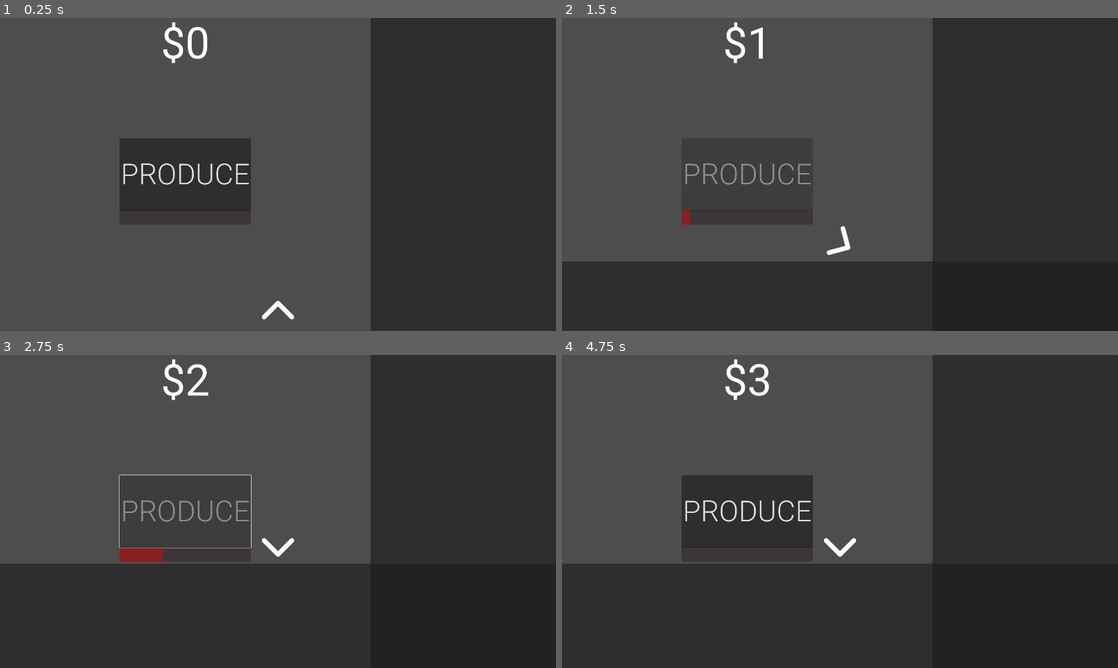
Above: before the commit, frames 1-4 (two rows, left to right).
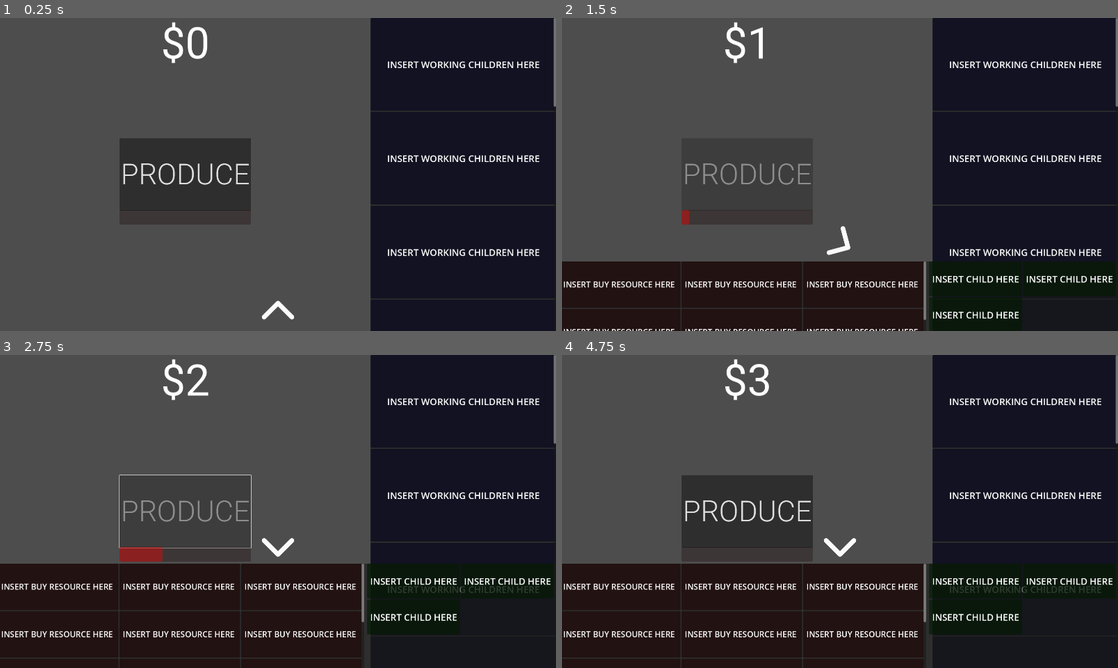
Above: after the commit, the same moments.

Repository: LowBudgetGameDev/Industrial-Revolution-Game
Game: Godot game, scene res://Scenes/Game_Scene.tscn
The game is run twice, just before and just after one commit, with the same random seed, the same clock (stepped at 60 frames per second) and the same inputs.
Inputs (mouse positions are in pixels of both pictures, inside the frame that each line leads up to):
- Up to frame 1 (0.25 s): no input
- Up to frame 2 (1.5 s): click "PRODUCE" at 0.5 s; click (840, 312) at 1.25 s
- Up to frame 3 (2.75 s): click "PRODUCE" at 2 s
- Up to frame 4 (4.75 s): click (840, 545) at 2.75 s; click "PRODUCE" at 3.5 s; click (840, 649) at 4.25 s

The runs differ from the first frame. In frame 1, 32% of the frame differs, in the area x 66-100%, y 0-100%; in frame 2, 44%; in frame 3, 47%, in the area x 0-100%, y 0-100%; in frame 4, 47%.
Error before the commit: Parse Error: Preload file "res://Scenes/ResourceWorkerUI.tscn" does not exist. (res://Scripts/WorkerUI.gd:9)

Commit message:
me forgor to change resource to asset.

Diff:
--- a/Scenes/Game_Scene.tscn
+++ b/Scenes/Game_Scene.tscn
@@ -2,7 +2,7 @@
 
 [ext_resource type="PackedScene" uid="uid://dmw1eknf1l1bl" path="res://Scenes/UI.tscn" id="1_6smyg"]
 [ext_resource type="Script" path="res://Scripts/MoneyManager.gd" id="2_6htfx"]
-[ext_resource type="Script" path="res://Scripts/ResourceManager.gd" id="3_higmt"]
+[ext_resource type="Script" path="res://Scripts/AssetManager.gd" id="3_ya6bo"]
 
 [node name="Node2D" type="Node2D"]
 
@@ -24,5 +24,5 @@
 grow_horizontal = 2
 grow_vertical = 2
 
-[node name="ResourceManager" type="Node2D" parent="."]
-script = ExtResource("3_higmt")
+[node name="AssetManager" type="Node2D" parent="."]
+script = ExtResource("3_ya6bo")
--- a/Scenes/UI.tscn
+++ b/Scenes/UI.tscn
@@ -137,7 +137,7 @@
 max_value = 1.0
 show_percentage = false
 
-[node name="ChildLaborUI" type="Control" parent="." node_paths=PackedStringArray("resource_worker_container")]
+[node name="ChildLaborUI" type="Control" parent="." node_paths=PackedStringArray("asset_worker_container")]
 layout_mode = 1
 anchors_preset = 6
 anchor_left = 1.0
@@ -150,7 +150,7 @@
 grow_horizontal = 0
 grow_vertical = 2
 script = ExtResource("5_ifyan")
-resource_worker_container = NodePath("ScrollContainer/AssetWorkerContainer")
+asset_worker_container = NodePath("ScrollContainer/AssetWorkerContainer")
 
 [node name="Background" type="Panel" parent="ChildLaborUI"]
 layout_mode = 1
@@ -171,7 +171,7 @@
 [node name="AssetWorkerContainer" type="VBoxContainer" parent="ChildLaborUI/ScrollContainer"]
 layout_mode = 2
 
-[node name="MarketUI" type="Control" parent="." node_paths=PackedStringArray("open_button", "animation_player", "market_worker_container")]
+[node name="MarketUI" type="Control" parent="." node_paths=PackedStringArray("open_button", "animation_player", "market_asset_container", "market_worker_container")]
 layout_mode = 1
 anchors_preset = 7
 anchor_left = 0.5
@@ -186,6 +186,7 @@
 script = ExtResource("6_gb3wx")
 open_button = NodePath("OpenButton")
 animation_player = NodePath("AnimationPlayer")
+market_asset_container = NodePath("ScrollContainer/MarketAssetContainer")
 market_worker_container = NodePath("ScrollContainer2/MarketWorkerContainer")
 
 [node name="AnimationPlayer" type="AnimationPlayer" parent="MarketUI"]
--- a/Scripts/WorkerUI.gd
+++ b/Scripts/WorkerUI.gd
@@ -1,13 +1,13 @@
 extends Control
 
-@export var resource_worker_container : VBoxContainer
+@export var asset_worker_container : VBoxContainer
 
-var _resource_worker : PackedScene
+var _asset_worker : PackedScene
 
 # Called when the node enters the scene tree for the first time.
 func _ready():
-	_resource_worker = preload("res://Scenes/ResourceWorkerUI.tscn")
+	_asset_worker = preload("res://Scenes/AssetWorkerUI.tscn")
 
-	for resource in ResourceManager.Asset:
-		var res_wor = _resource_worker.instantiate()
-		resource_worker_container.add_child(res_wor)
+	for asset in AssetManager.Asset:
+		var ass_wor = _asset_worker.instantiate()
+		asset_worker_container.add_child(ass_wor)
